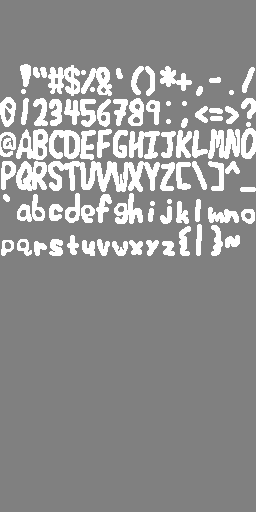
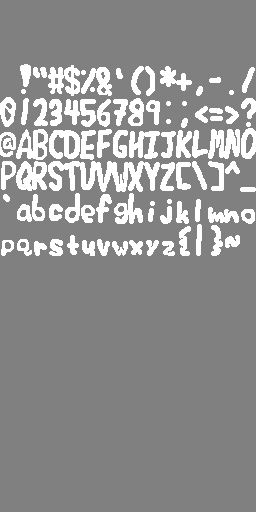
Layers edited between the first and the second 256x512 image:
renamed "Background" to "16x32 cartoon font.pam", painted on it over (5, 133, 236, 256)
